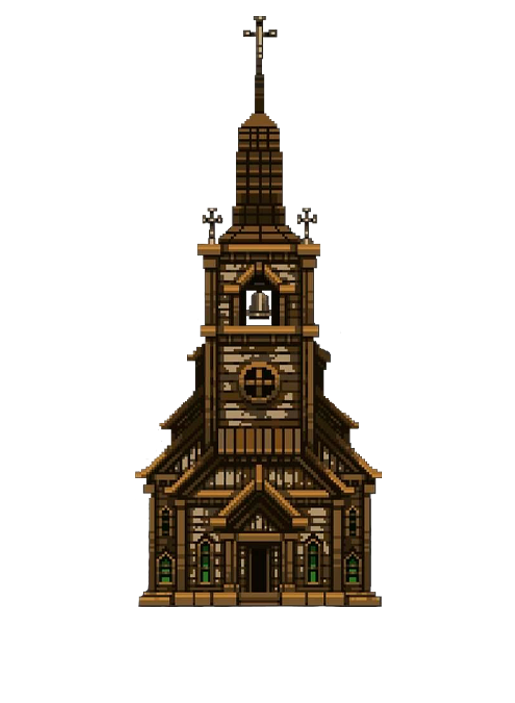
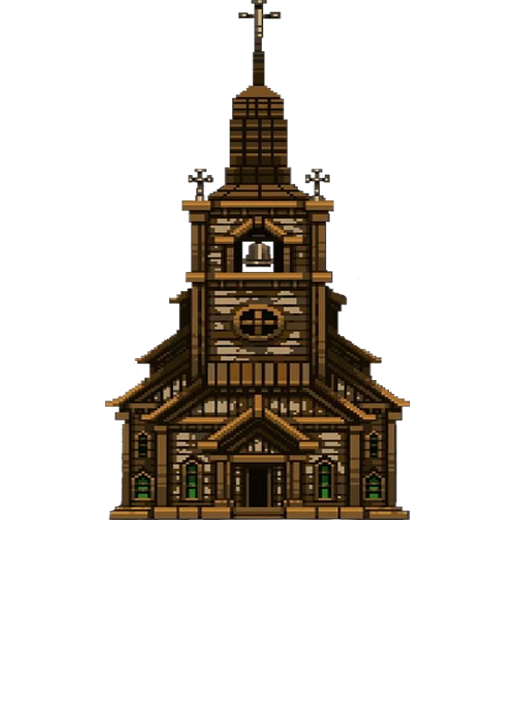
Revision of a layered 515 x 703 image; what changed, layer by layer:
painted on "Слой 1" over [105, 0, 410, 607]
